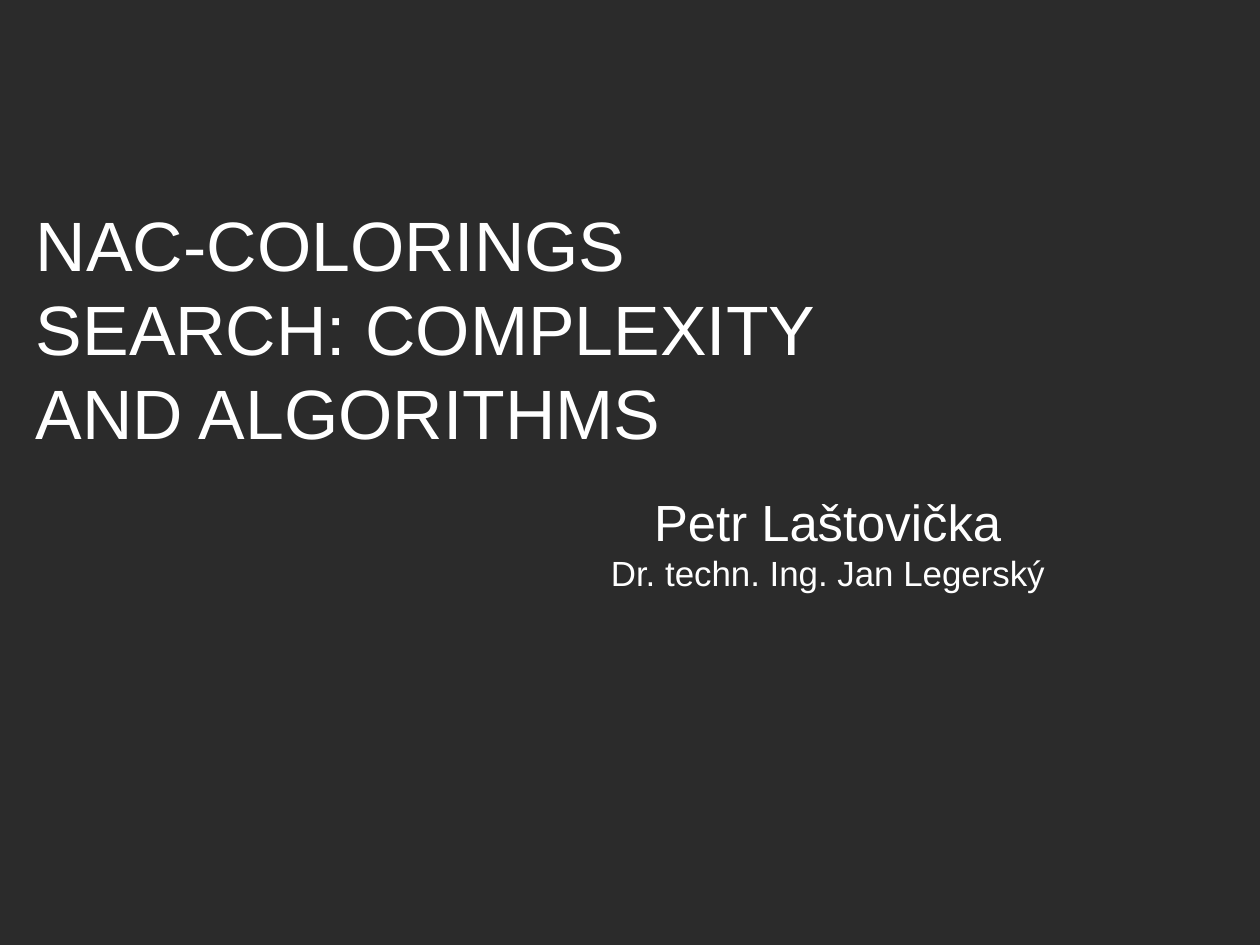
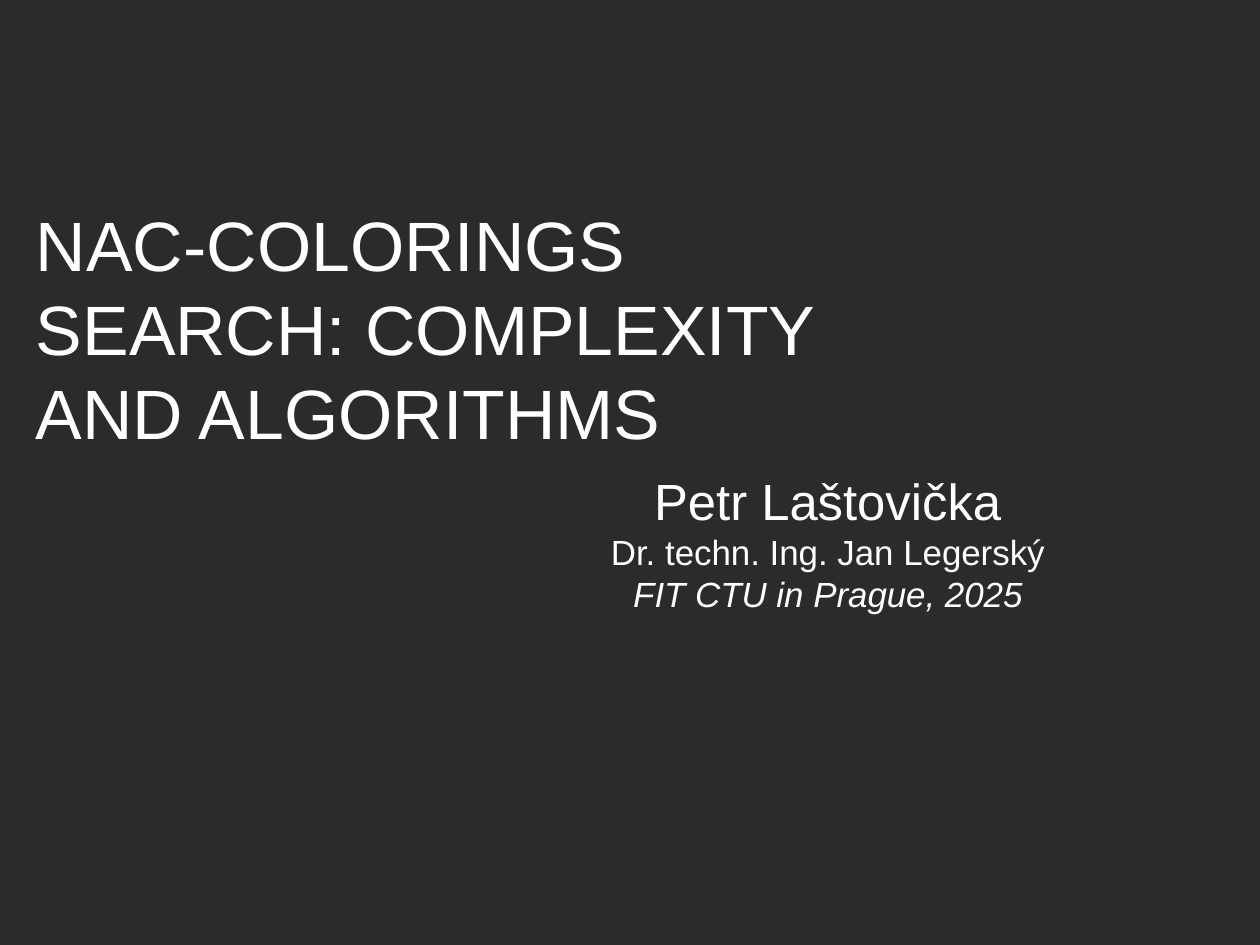
Before and after one commit to Lastaapps/bc_thesis, a slide deck: slide 1 of presentation_01.odp. Drawn at 1260x945 pixels with LibreOffice and Linux fonts; fonts in the diff are those of the drawing; background and template pictures are left out; a plain dark background stands for a picture behind light text. Boxes give left, top, right and bottom in pixels: in the first picture for what was removed or moved away, otherwise in the second. Text is boxed around its words. In the diff, an @@ line names an element or a change of style, - is before the commit and + after.

```diff
--- a/presentation_01.odp
+++ b/presentation_01.odp
@@ subtitle "Petr Laštovička Dr. techn. Ing. ...": place and size @@
-subtitle "Petr Laštovička Dr. techn. Ing. ..." at bbox=[611, 504, 1044, 593]
+subtitle "Petr Laštovička Dr. techn. Ing. ..." at bbox=[611, 483, 1044, 614]
@@ subtitle at bbox=[633, 581, 1023, 614]: paragraph added @@
+FIT CTU in Prague, 2025
```
Also in this commit, not shown: 9 other slides changed, 2 slides added, 12 other files.
